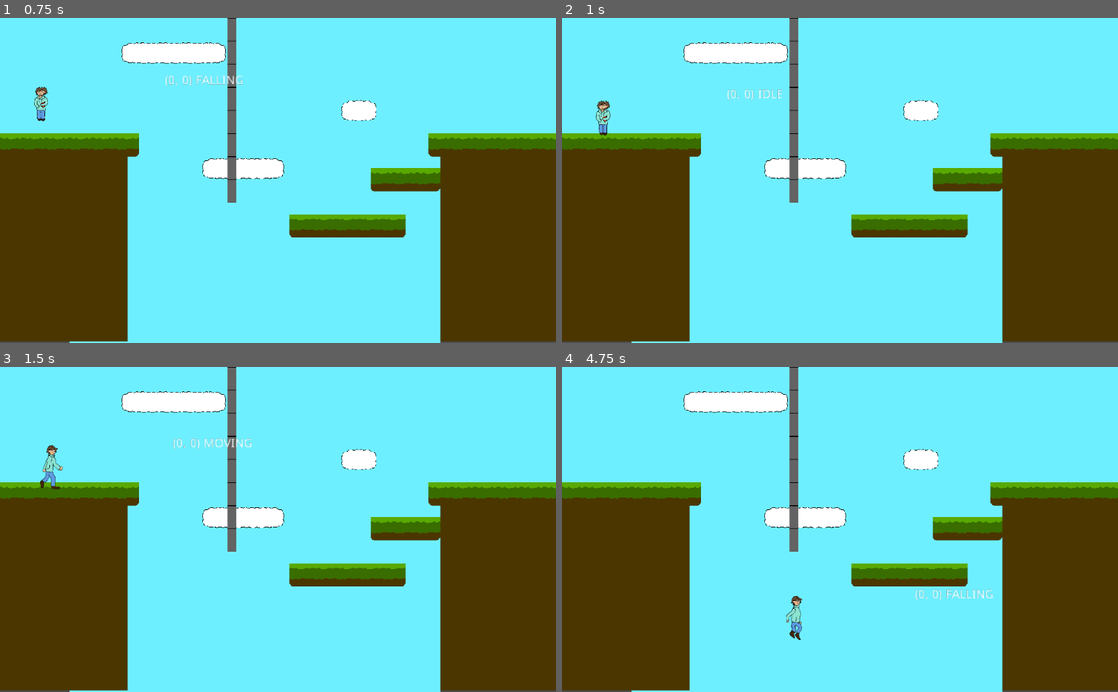
Above: before the commit, frames 1-4 (two rows, left to right).
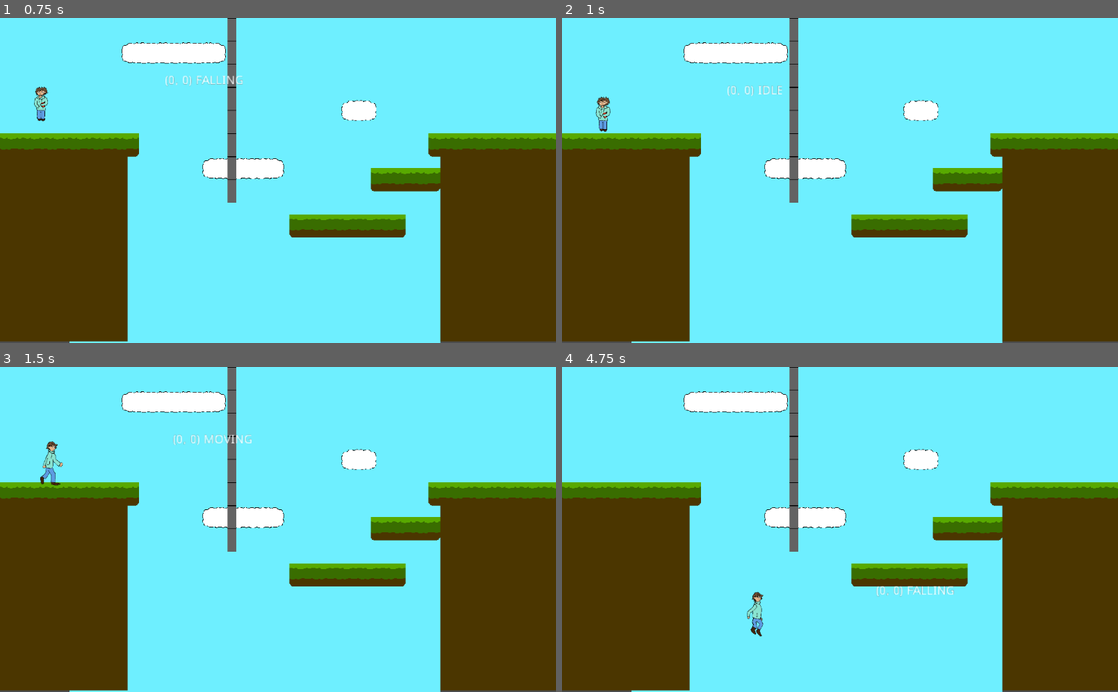
Above: after the commit, the same moments.

Repository: AspireToDev/Final-Project-Game-Jam
Game: Godot game, scene res://UI/Start.tscn
The game is run twice, just before and just after one commit, with the same random seed, the same clock (stepped at 60 frames per second) and the same inputs.
Inputs:
- Up to frame 1 (0.75 s): click "Play Game" at 0.5 s
- Up to frame 2 (1 s): no input
- Up to frame 3 (1.5 s): hold D (right) from 1.28 s (still down); tap Q (eat_chip) at 1.35 s
- Up to frame 4 (4.75 s): tap W (jump) at 1.52, 2.27, 3.77, 4.52 s; tap E (mode_switch) at 2.1, 3.6 s; tap Enter at 2.75 s; release D (right) at 2.78 s; hold A (left) 2.78-3.53 s; tap Q (eat_chip) at 2.85, 4.35 s; tap Space at 3.5 s; hold D (right) from 3.53 s (still down)

Frame 1 is identical in both runs. In frame 2, 0.3% of the frame differs, in the area x 6-40%, y 20-37%; in frame 3, 0.5%; in frame 4, 0.8%, in the area x 33-78%, y 67-84%.

Commit message:
Work in progress block movement.

Diff:
--- a/Project/Player/Player.tscn
+++ b/Project/Player/Player.tscn
@@ -14,182 +14,182 @@
 [ext_resource path="res://Assets/Jumping.png" type="Texture" id=12]
 [ext_resource path="res://Assets/Eat Chip.png" type="Texture" id=13]
 
+[sub_resource type="AtlasTexture" id=4]
+flags = 4
+atlas = ExtResource( 11 )
+region = Rect2( 0, 0, 128, 128 )
+
+[sub_resource type="AtlasTexture" id=5]
+flags = 4
+atlas = ExtResource( 11 )
+region = Rect2( 128, 0, 128, 128 )
+
+[sub_resource type="AtlasTexture" id=6]
+flags = 4
+atlas = ExtResource( 11 )
+region = Rect2( 256, 0, 128, 128 )
+
+[sub_resource type="AtlasTexture" id=7]
+flags = 4
+atlas = ExtResource( 11 )
+region = Rect2( 0, 128, 128, 128 )
+
+[sub_resource type="AtlasTexture" id=8]
+flags = 4
+atlas = ExtResource( 11 )
+region = Rect2( 128, 128, 128, 128 )
+
+[sub_resource type="AtlasTexture" id=9]
+flags = 4
+atlas = ExtResource( 11 )
+region = Rect2( 256, 128, 128, 128 )
+
+[sub_resource type="AtlasTexture" id=10]
+flags = 4
+atlas = ExtResource( 11 )
+region = Rect2( 0, 256, 128, 128 )
+
+[sub_resource type="AtlasTexture" id=11]
+flags = 4
+atlas = ExtResource( 11 )
+region = Rect2( 128, 256, 128, 128 )
+
+[sub_resource type="AtlasTexture" id=12]
+flags = 4
+atlas = ExtResource( 11 )
+region = Rect2( 256, 256, 128, 128 )
+
+[sub_resource type="AtlasTexture" id=13]
+flags = 4
+atlas = ExtResource( 11 )
+region = Rect2( 0, 384, 128, 128 )
+
+[sub_resource type="AtlasTexture" id=33]
+flags = 4
+atlas = ExtResource( 12 )
+region = Rect2( 342, 0, 171, 342 )
+
+[sub_resource type="AtlasTexture" id=34]
+flags = 4
+atlas = ExtResource( 12 )
+region = Rect2( 684, 0, 171, 342 )
+
+[sub_resource type="AtlasTexture" id=35]
+flags = 4
+atlas = ExtResource( 12 )
+region = Rect2( 171, 342, 171, 342 )
+
+[sub_resource type="AtlasTexture" id=36]
+flags = 4
+atlas = ExtResource( 12 )
+region = Rect2( 684, 342, 171, 342 )
+
+[sub_resource type="AtlasTexture" id=37]
+flags = 4
+atlas = ExtResource( 12 )
+region = Rect2( 171, 684, 171, 342 )
+
+[sub_resource type="AtlasTexture" id=38]
+flags = 4
+atlas = ExtResource( 12 )
+region = Rect2( 513, 684, 171, 342 )
+
+[sub_resource type="AtlasTexture" id=28]
+flags = 4
+atlas = ExtResource( 10 )
+region = Rect2( 0, 0, 175, 346 )
+
+[sub_resource type="AtlasTexture" id=29]
+flags = 4
+atlas = ExtResource( 10 )
+region = Rect2( 175, 0, 175, 346 )
+
+[sub_resource type="AtlasTexture" id=30]
+flags = 4
+atlas = ExtResource( 10 )
+region = Rect2( 350, 0, 175, 346 )
+
+[sub_resource type="AtlasTexture" id=31]
+flags = 4
+atlas = ExtResource( 10 )
+region = Rect2( 175, 346, 175, 346 )
+
+[sub_resource type="AtlasTexture" id=32]
+flags = 4
+atlas = ExtResource( 10 )
+region = Rect2( 350, 346, 175, 346 )
+
+[sub_resource type="AtlasTexture" id=40]
+flags = 4
+atlas = ExtResource( 13 )
+region = Rect2( 0, 0, 128, 128 )
+
+[sub_resource type="AtlasTexture" id=41]
+flags = 4
+atlas = ExtResource( 13 )
+region = Rect2( 128, 0, 128, 128 )
+
+[sub_resource type="AtlasTexture" id=42]
+flags = 4
+atlas = ExtResource( 13 )
+region = Rect2( 0, 128, 128, 128 )
+
+[sub_resource type="AtlasTexture" id=43]
+flags = 4
+atlas = ExtResource( 13 )
+region = Rect2( 128, 128, 128, 128 )
+
+[sub_resource type="AtlasTexture" id=44]
+flags = 4
+atlas = ExtResource( 13 )
+region = Rect2( 256, 128, 128, 128 )
+
+[sub_resource type="AtlasTexture" id=45]
+flags = 4
+atlas = ExtResource( 13 )
+region = Rect2( 0, 256, 128, 128 )
+
+[sub_resource type="AtlasTexture" id=46]
+flags = 4
+atlas = ExtResource( 13 )
+region = Rect2( 128, 256, 128, 128 )
+
+[sub_resource type="AtlasTexture" id=47]
+flags = 4
+atlas = ExtResource( 13 )
+region = Rect2( 256, 256, 128, 128 )
+
 [sub_resource type="AtlasTexture" id=39]
 flags = 4
 atlas = ExtResource( 12 )
 region = Rect2( 684, 0, 171, 342 )
-
-[sub_resource type="AtlasTexture" id=4]
-flags = 4
-atlas = ExtResource( 11 )
-region = Rect2( 0, 0, 128, 128 )
-
-[sub_resource type="AtlasTexture" id=5]
-flags = 4
-atlas = ExtResource( 11 )
-region = Rect2( 128, 0, 128, 128 )
-
-[sub_resource type="AtlasTexture" id=6]
-flags = 4
-atlas = ExtResource( 11 )
-region = Rect2( 256, 0, 128, 128 )
-
-[sub_resource type="AtlasTexture" id=7]
-flags = 4
-atlas = ExtResource( 11 )
-region = Rect2( 0, 128, 128, 128 )
-
-[sub_resource type="AtlasTexture" id=8]
-flags = 4
-atlas = ExtResource( 11 )
-region = Rect2( 128, 128, 128, 128 )
-
-[sub_resource type="AtlasTexture" id=9]
-flags = 4
-atlas = ExtResource( 11 )
-region = Rect2( 256, 128, 128, 128 )
-
-[sub_resource type="AtlasTexture" id=10]
-flags = 4
-atlas = ExtResource( 11 )
-region = Rect2( 0, 256, 128, 128 )
-
-[sub_resource type="AtlasTexture" id=11]
-flags = 4
-atlas = ExtResource( 11 )
-region = Rect2( 128, 256, 128, 128 )
-
-[sub_resource type="AtlasTexture" id=12]
-flags = 4
-atlas = ExtResource( 11 )
-region = Rect2( 256, 256, 128, 128 )
-
-[sub_resource type="AtlasTexture" id=13]
-flags = 4
-atlas = ExtResource( 11 )
-region = Rect2( 0, 384, 128, 128 )
-
-[sub_resource type="AtlasTexture" id=28]
-flags = 4
-atlas = ExtResource( 10 )
-region = Rect2( 0, 0, 175, 346 )
-
-[sub_resource type="AtlasTexture" id=29]
-flags = 4
-atlas = ExtResource( 10 )
-region = Rect2( 175, 0, 175, 346 )
-
-[sub_resource type="AtlasTexture" id=30]
-flags = 4
-atlas = ExtResource( 10 )
-region = Rect2( 350, 0, 175, 346 )
-
-[sub_resource type="AtlasTexture" id=31]
-flags = 4
-atlas = ExtResource( 10 )
-region = Rect2( 175, 346, 175, 346 )
-
-[sub_resource type="AtlasTexture" id=32]
-flags = 4
-atlas = ExtResource( 10 )
-region = Rect2( 350, 346, 175, 346 )
-
-[sub_resource type="AtlasTexture" id=33]
-flags = 4
-atlas = ExtResource( 12 )
-region = Rect2( 342, 0, 171, 342 )
-
-[sub_resource type="AtlasTexture" id=34]
-flags = 4
-atlas = ExtResource( 12 )
-region = Rect2( 684, 0, 171, 342 )
-
-[sub_resource type="AtlasTexture" id=35]
-flags = 4
-atlas = ExtResource( 12 )
-region = Rect2( 171, 342, 171, 342 )
-
-[sub_resource type="AtlasTexture" id=36]
-flags = 4
-atlas = ExtResource( 12 )
-region = Rect2( 684, 342, 171, 342 )
-
-[sub_resource type="AtlasTexture" id=37]
-flags = 4
-atlas = ExtResource( 12 )
-region = Rect2( 171, 684, 171, 342 )
-
-[sub_resource type="AtlasTexture" id=38]
-flags = 4
-atlas = ExtResource( 12 )
-region = Rect2( 513, 684, 171, 342 )
-
-[sub_resource type="AtlasTexture" id=40]
-flags = 4
-atlas = ExtResource( 13 )
-region = Rect2( 0, 0, 128, 128 )
-
-[sub_resource type="AtlasTexture" id=41]
-flags = 4
-atlas = ExtResource( 13 )
-region = Rect2( 128, 0, 128, 128 )
-
-[sub_resource type="AtlasTexture" id=42]
-flags = 4
-atlas = ExtResource( 13 )
-region = Rect2( 0, 128, 128, 128 )
-
-[sub_resource type="AtlasTexture" id=43]
-flags = 4
-atlas = ExtResource( 13 )
-region = Rect2( 128, 128, 128, 128 )
-
-[sub_resource type="AtlasTexture" id=44]
-flags = 4
-atlas = ExtResource( 13 )
-region = Rect2( 256, 128, 128, 128 )
-
-[sub_resource type="AtlasTexture" id=45]
-flags = 4
-atlas = ExtResource( 13 )
-region = Rect2( 0, 256, 128, 128 )
-
-[sub_resource type="AtlasTexture" id=46]
-flags = 4
-atlas = ExtResource( 13 )
-region = Rect2( 128, 256, 128, 128 )
-
-[sub_resource type="AtlasTexture" id=47]
-flags = 4
-atlas = ExtResource( 13 )
-region = Rect2( 256, 256, 128, 128 )
 
 [sub_resource type="SpriteFrames" id=14]
 animations = [ {
+"frames": [ SubResource( 4 ), SubResource( 5 ), SubResource( 6 ), SubResource( 7 ), SubResource( 8 ), SubResource( 9 ), SubResource( 10 ), SubResource( 11 ), SubResource( 12 ), SubResource( 13 ), SubResource( 4 ), SubResource( 4 ), SubResource( 4 ), SubResource( 4 ), SubResource( 4 ), SubResource( 4 ), SubResource( 4 ), SubResource( 4 ), SubResource( 4 ), SubResource( 4 ), SubResource( 4 ), SubResource( 4 ) ],
+"loop": true,
+"name": "Idle",
+"speed": 9.0
+}, {
+"frames": [ SubResource( 33 ), SubResource( 34 ), SubResource( 35 ), SubResource( 36 ), SubResource( 37 ), SubResource( 38 ) ],
+"loop": true,
+"name": "Jumping",
+"speed": 8.0
+}, {
+"frames": [ SubResource( 28 ), SubResource( 29 ), SubResource( 30 ), SubResource( 31 ), SubResource( 32 ) ],
+"loop": true,
+"name": "Moving",
+"speed": 8.0
+}, {
+"frames": [ SubResource( 40 ), SubResource( 41 ), SubResource( 42 ), SubResource( 43 ), SubResource( 44 ), SubResource( 45 ), SubResource( 46 ), SubResource( 47 ) ],
+"loop": true,
+"name": "Eat",
+"speed": 10.0
+}, {
 "frames": [ SubResource( 39 ) ],
 "loop": true,
 "name": "Block_Move",
 "speed": 5.0
-}, {
-"frames": [ SubResource( 4 ), SubResource( 5 ), SubResource( 6 ), SubResource( 7 ), SubResource( 8 ), SubResource( 9 ), SubResource( 10 ), SubResource( 11 ), SubResource( 12 ), SubResource( 13 ), SubResource( 4 ), SubResource( 4 ), SubResource( 4 ), SubResource( 4 ), SubResource( 4 ), SubResource( 4 ), SubResource( 4 ), SubResource( 4 ), SubResource( 4 ), SubResource( 4 ), SubResource( 4 ), SubResource( 4 ) ],
-"loop": true,
-"name": "Idle",
-"speed": 9.0
-}, {
-"frames": [ SubResource( 28 ), SubResource( 29 ), SubResource( 30 ), SubResource( 31 ), SubResource( 32 ) ],
-"loop": true,
-"name": "Moving",
-"speed": 8.0
-}, {
-"frames": [ SubResource( 33 ), SubResource( 34 ), SubResource( 35 ), SubResource( 36 ), SubResource( 37 ), SubResource( 38 ) ],
-"loop": true,
-"name": "Jumping",
-"speed": 8.0
-}, {
-"frames": [ SubResource( 40 ), SubResource( 41 ), SubResource( 42 ), SubResource( 43 ), SubResource( 44 ), SubResource( 45 ), SubResource( 46 ), SubResource( 47 ) ],
-"loop": true,
-"name": "Eat",
-"speed": 10.0
 } ]
 
 [node name="Player" type="KinematicBody2D"]
@@ -219,11 +219,11 @@
 position = Vector2( -16.875, 3.75 )
 frames = SubResource( 14 )
 animation = "Eat"
-frame = 4
+frame = 2
 playing = true
 
 [node name="CollisionPolygon2D" type="CollisionPolygon2D" parent="."]
-position = Vector2( -221.2, -192.015 )
+position = Vector2( -228.125, -178.75 )
 scale = Vector2( 0.4, 0.40467 )
 polygon = PoolVector2Array( 512, 342, 489, 361, 497, 388, 509, 394, 512, 413, 490, 430, 485, 461, 498, 501, 502, 561, 502, 609, 553, 615, 560, 518, 558, 488, 577, 466, 577, 435, 554, 421, 540, 398, 556, 374, 555, 352 )
 
@@ -252,25 +252,26 @@
 script = ExtResource( 3 )
 
 [node name="Right" type="RayCast2D" parent="."]
-position = Vector2( -10, 1.60001 )
+position = Vector2( -18.75, 13.125 )
 rotation = 4.71239
 enabled = true
 cast_to = Vector2( 0, 20 )
 collision_mask = 2
-collide_with_areas = true
-collide_with_bodies = false
 
 [node name="Left" type="RayCast2D" parent="."]
-position = Vector2( -10, 0.800018 )
+position = Vector2( -14.375, 12.5 )
 rotation = 1.5708
+enabled = true
 cast_to = Vector2( 0, 20 )
 collision_mask = 2
 
 [node name="Up" type="RayCast2D" parent="."]
-position = Vector2( -10, 0.666687 )
+position = Vector2( -18.125, 11.875 )
+enabled = true
 cast_to = Vector2( 0, -50 )
 collision_mask = 2
 
 [node name="Down" type="RayCast2D" parent="."]
-position = Vector2( -10.4, 1.33334 )
-collision_mask = 2
+position = Vector2( -18.75, 10.625 )
+enabled = true
+collision_mask = 2
--- a/Project/StateMachine/Block_move.gd
+++ b/Project/StateMachine/Block_move.gd
@@ -4,6 +4,11 @@
 onready var player = get_node("../..")
 onready var color = get_node_or_null("/root/Game/ColorRect")
 onready var mode = Global.mode
+
+onready var right = get_node_or_null("Right")
+onready var left = get_node_or_null("Left")
+onready var up = get_node_or_null("Up")
+onready var down = get_node_or_null("Down")
 
 func _ready():
 	yield(player, "ready")
@@ -23,7 +28,14 @@
 		else:
 			SM.set_state("Falling")
 	if Input.is_action_just_pressed("right"):
-		player.position.x += 275
+		if right != null:
+			right.position.x += 275
+			if right.is_not_colliding:
+				player.position.x += 275
+			else:
+				right.position.x -= 275
+		else:
+			print("It is null")
 	if Input.is_action_just_pressed("left"):
 		player.position.x -= 275
 	if Input.is_action_just_pressed("jump"):
